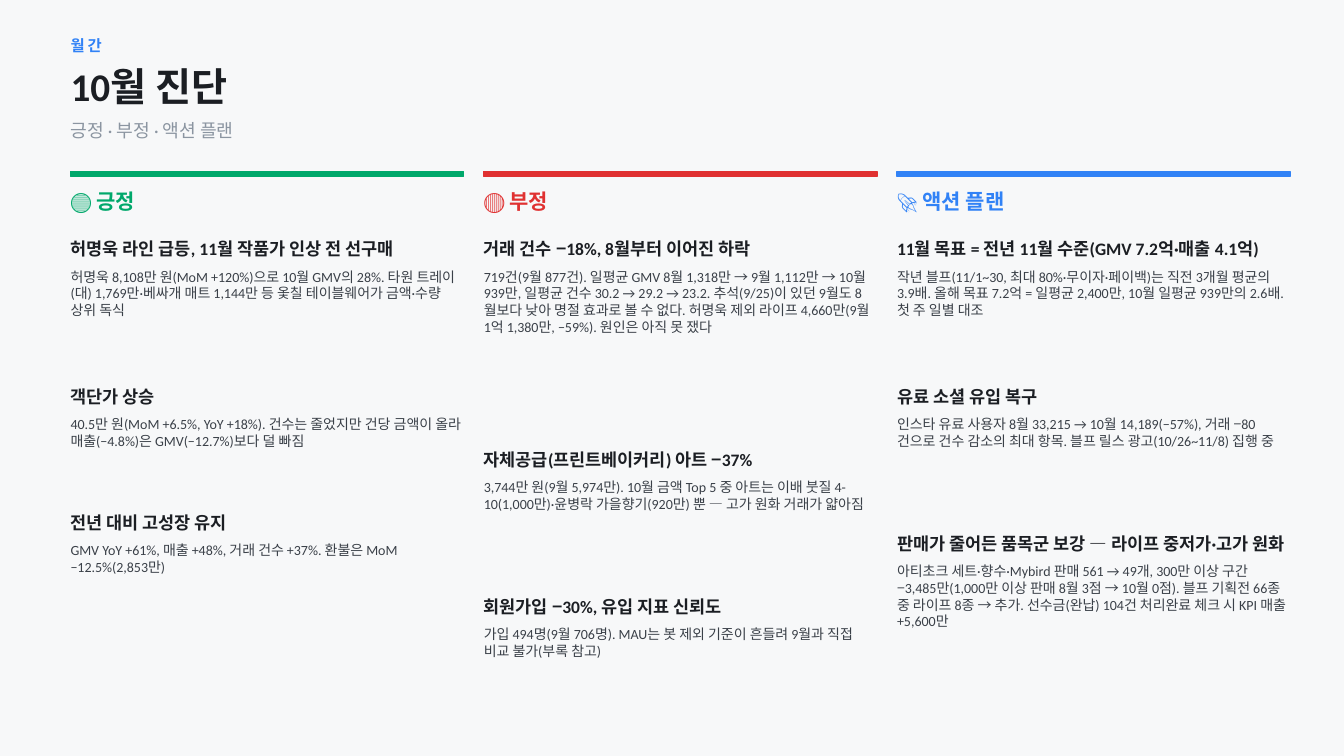
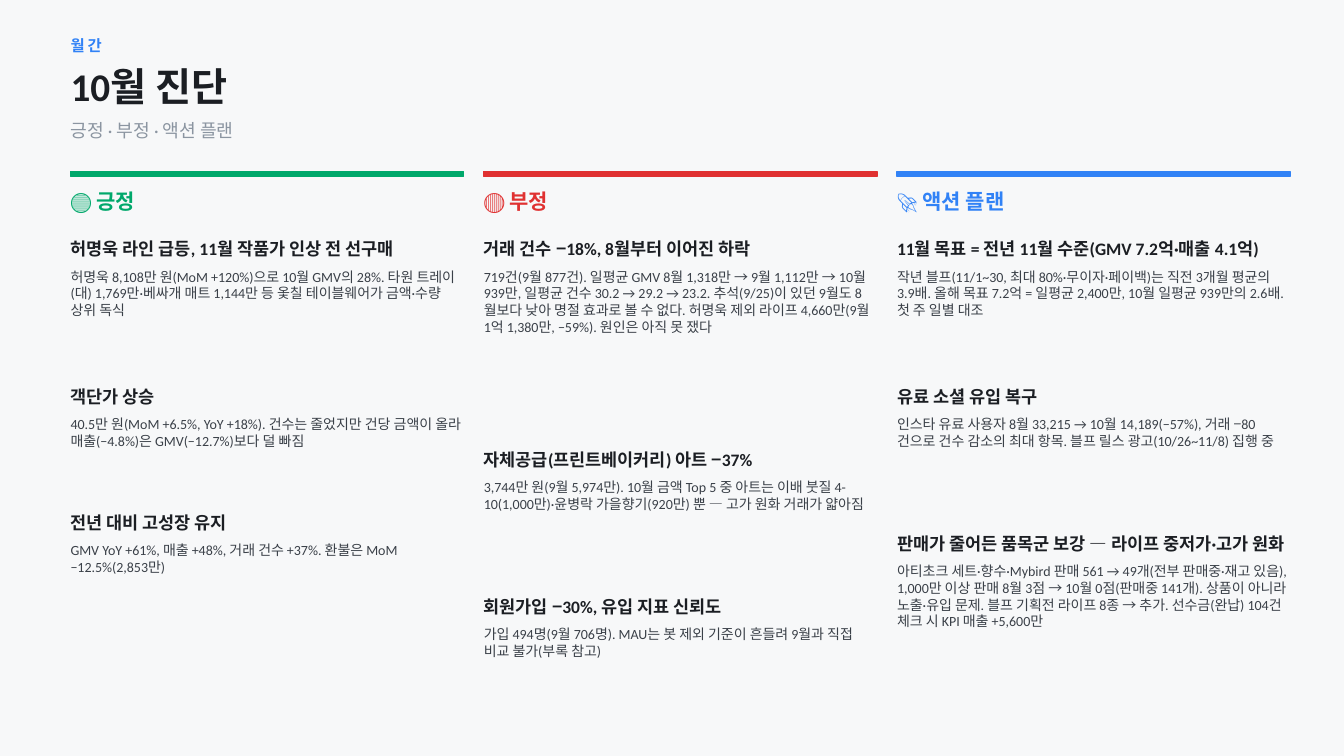
Before and after one commit to Su-pbg/dashboard, a slide deck: slide 5 of PBG_성과공유_2026-11-02.pptx. Drawn at 1344x756 pixels with LibreOffice and Linux fonts; fonts in the diff are those of the drawing. Boxes give left, top, right and bottom in pixels: in the first picture for what was removed or moved away, otherwise in the second. Text is boxed around its words. In the diff, an @@ line names an element or a change of style, - is before the commit and + after.

Commit message:
[claude] wip: auto-save 11-02 10:13

```diff
--- a/PBG_성과공유_2026-11-02.pptx
+++ b/PBG_성과공유_2026-11-02.pptx
@@ text at bbox=[897, 564, 1287, 628]: text changed @@
-아티초크 세트·향수·Mybird 판매 561 → 49개, 300만 이상 구간 −3,485만(1,000만 이상 판매 8월 3점 → 10월 0점). 블프 기획전 66종 중 라이프 8종 → 추가. 선수금(완납) 104건 처리완료 체크 시 KPI 매출 +5,600만
+아티초크 세트·향수·Mybird 판매 561 → 49개(전부 판매중·재고 있음), 1,000만 이상 판매 8월 3점 → 10월 0점(판매중 141개). 상품이 아니라 노출·유입 문제. 블프 기획전 라이프 8종 → 추가. 선수금(완납) 104건 체크 시 KPI 매출 +5,600만
```
